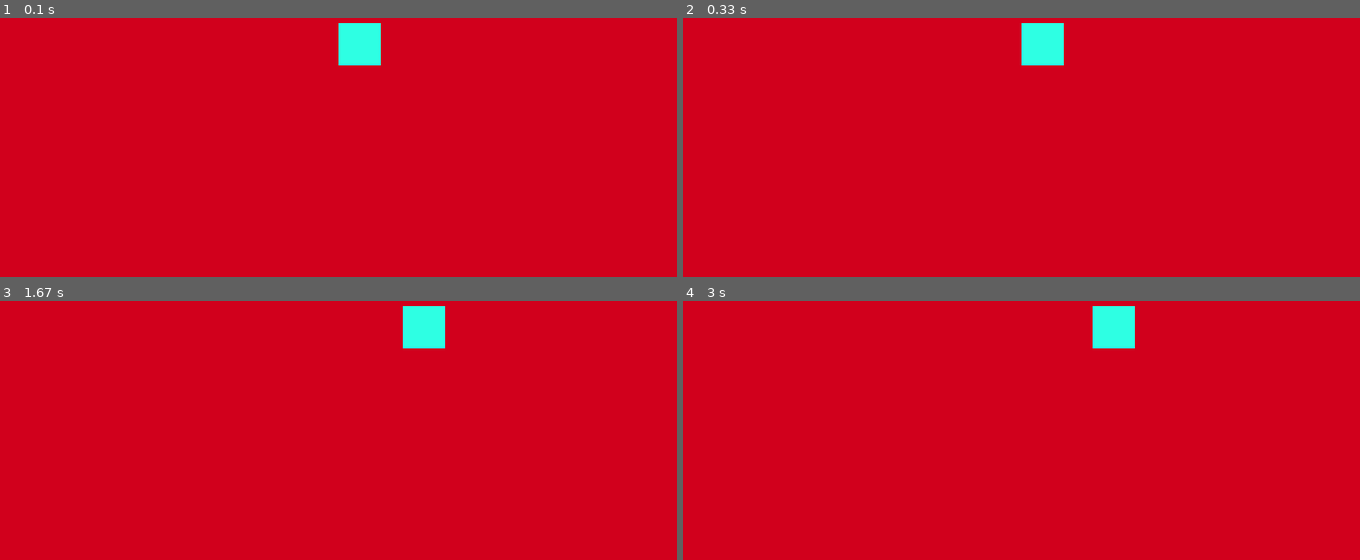
Above: before the commit, frames 1-4 (two rows, left to right).
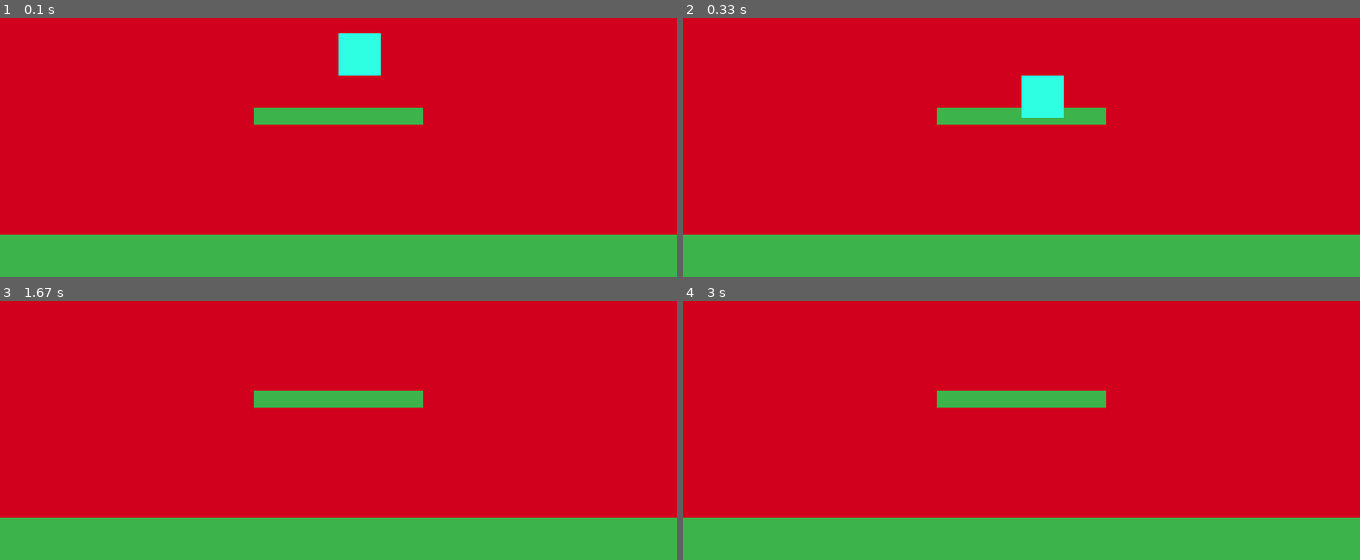
Above: after the commit, the same moments.

Repository: AmariJ21/Pygame-Code
Game: pygame game, started from squareDeath.py
Two runs of this game, one before a commit and one after it. Both use one fixed random seed, a clock stepped at 60 frames per second and the inputs below.
Inputs:
- Up to frame 1 (0.1 s): no input
- Up to frame 2 (0.33 s): no input
- Up to frame 3 (1.67 s): hold Space 0.33-0.8 s; hold Right 0.33-0.8 s; hold Right 0.83-1.3 s; hold Right from 1.33 s (still down)
- Up to frame 4 (3 s): release Right at 1.8 s

The runs differ from the first frame. In frame 1, 18% of the frame differs, in the area x 0-100%, y 1-100%; in frame 2, 20%; in frame 3, 19%; in frame 4, 19%.

Commit message:
Add gravity, jumping, and platforms to land on
Introduces velocity_y that accumulates gravity each frame, a jump
that only fires while grounded, and a ground plus floating platform
the square can land on top of via simple AABB collision.

Co-Authored-By: Claude Sonnet 5 <noreply@anthropic.com>
Claude-Session: https://claude.ai/code/session_01GU2pVL6xUfHzQGsF94G1Vs

Diff:
--- a/squareDeath.py
+++ b/squareDeath.py
@@ -5,12 +5,27 @@
 # Screen size
 screen = pygame.display.set_mode((800, 600))
 pygame.display.set_caption("Moving Square")
+clock = pygame.time.Clock()
 
 # Create the square
 square = pygame.Rect(400, 300, 50, 50)
 
-# Speed of square
-speed = 1
+# Sideways speed of square
+speed = 5
+
+# --- Gravity setup ---
+# Gravity is just a number we add to the square's vertical speed
+# every frame, so it speeds up the longer it falls (acceleration!).
+gravity = 0.5
+velocity_y = 0
+jump_strength = -12
+on_ground = False
+
+# --- Platforms the square can land on ---
+# A platform is just a rectangle, same as the square.
+ground = pygame.Rect(0, 550, 800, 50)
+floating_platform = pygame.Rect(300, 400, 200, 20)
+platforms = [ground, floating_platform]
 
 running = True
 
@@ -26,18 +41,38 @@
         square.x -= speed
     if keys[pygame.K_RIGHT]:
         square.x += speed
-    if keys[pygame.K_UP]:
-        square.y -= speed
-    if keys[pygame.K_DOWN]:
-        square.y += speed
+
+    # Jumping only works while standing on something
+    if keys[pygame.K_SPACE] and on_ground:
+        velocity_y = jump_strength
+
+    # Gravity pulls the square down a little more each frame
+    velocity_y += gravity
+    square.y += velocity_y
+    on_ground = False
+
+    # Check if the square has landed on top of any platform
+    for platform in platforms:
+        if square.colliderect(platform):
+            falling = velocity_y > 0
+            was_above = (square.bottom - velocity_y) <= platform.top
+            if falling and was_above:
+                square.bottom = platform.top
+                velocity_y = 0
+                on_ground = True
 
     # Clear the screen
     screen.fill((209, 0, 28))
+
+    # Draw the platforms
+    for platform in platforms:
+        pygame.draw.rect(screen, (60, 180, 75), platform)
 
     # Draw the square
     pygame.draw.rect(screen, (46, 255, 227), square)
 
     # Update the display
     pygame.display.flip()
+    clock.tick(60)
 
 pygame.quit()
